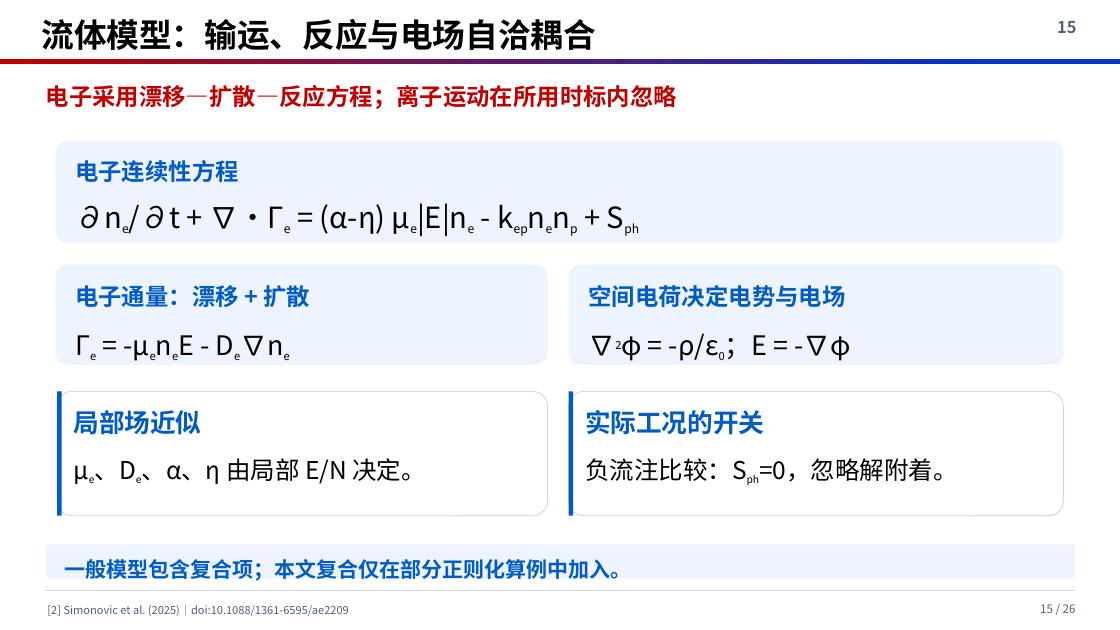
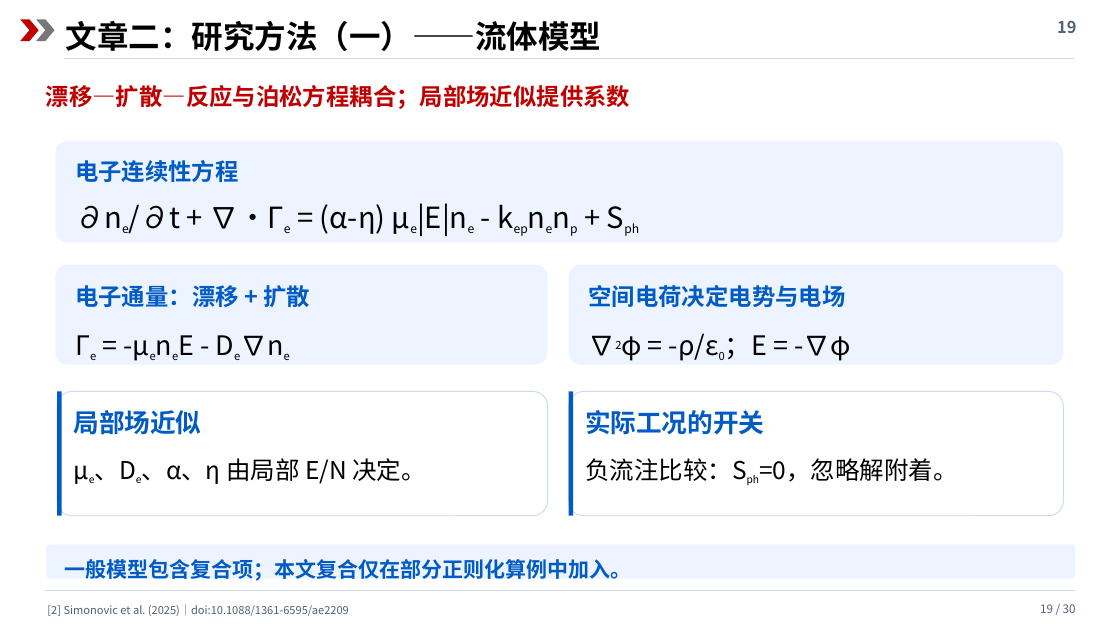
Before and after one commit to cass1223/cassbook, a slide deck: slide 19 of presentations/c4f7n/c4f7n_review.pptx (slide 15 before the commit). Drawn at 1120x630 pixels with LibreOffice and Linux fonts; fonts in the diff are those of the drawing. Boxes give left, top, right and bottom in pixels: in the first picture for what was removed or moved away, otherwise in the second. Text is boxed around its words. In the diff, an @@ line names an element or a change of style, - is before the commit and + after.

```diff
--- a/presentations/c4f7n/c4f7n_review.pptx
+++ b/presentations/c4f7n/c4f7n_review.pptx
@@ rectangle added at (0, 0, 1120, 71), fill #FFFFFF @@
@@ chevron added at (20, 19, 39, 41), fill #C00000 @@
@@ chevron added at (36, 19, 55, 41), fill #777777 @@
@@ text at (66, 21, 602, 51): text changed; size 28 to 27 pt @@
-流体模型：输运、反应与电场自洽耦合
+文章二：研究方法（一）——流体模型
@@ text at (1057, 20, 1076, 33): text changed @@
-15
+19
@@ line added from (64, 58) to (1074, 58), #D7D7D7 0.7 pt @@
@@ text at (46, 85, 630, 109): text changed @@
-电子采用漂移—扩散—反应方程；离子运动在所用时标内忽略
+漂移—扩散—反应与泊松方程耦合；局部场近似提供系数
@@ text at (1040, 604, 1076, 613): text changed @@
-15 / 26
+19 / 30
```
Also in this commit, not shown: 16 other slides changed, 13 slides added, 9 slides removed, 4 other files.
